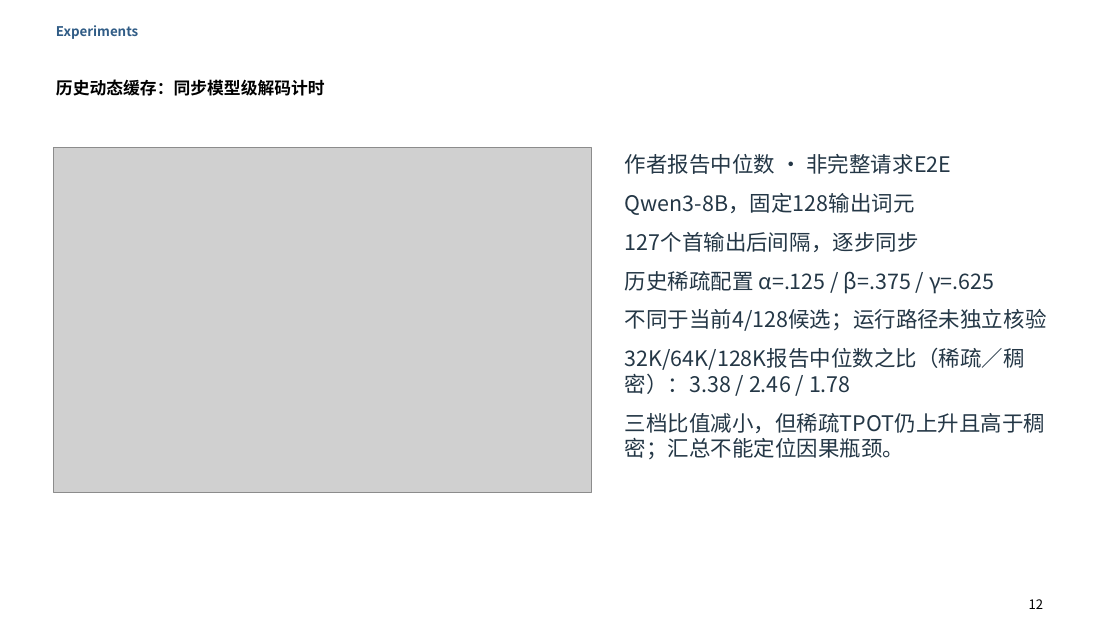
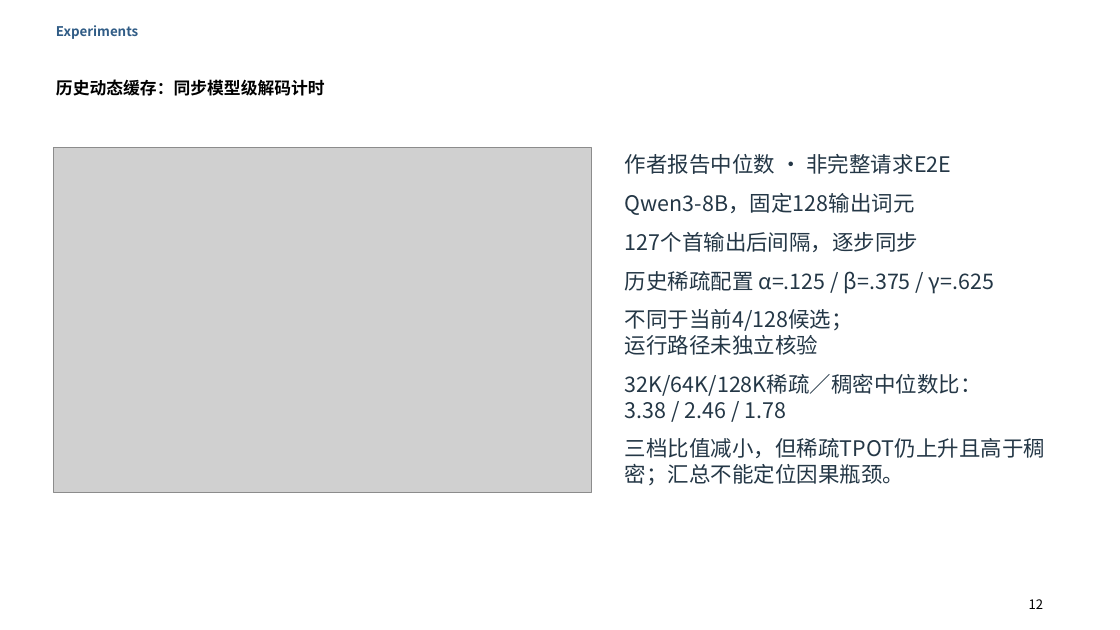
Before and after one commit to Chosen-David/two-level-attention, a slide deck: slide 12 of agent_doc/advice/dac_manuscript/presentation/TwoLevel_UserEdited_20261014.pptx. Drawn at 1120x630 pixels with LibreOffice and Linux fonts; fonts in the diff are those of the drawing; grey boxes stand for pictures. Boxes give left, top, right and bottom in pixels: in the first picture for what was removed or moved away, otherwise in the second. Text is boxed around its words. In the diff, an @@ line names an element or a change of style, - is before the commit and + after.

```diff
--- a/agent_doc/advice/dac_manuscript/presentation/TwoLevel_UserEdited_20261014.pptx
+++ b/agent_doc/advice/dac_manuscript/presentation/TwoLevel_UserEdited_20261014.pptx
@@ text at (625, 309, 982, 419): text changed @@
-不同于当前4/128候选；运行路径未独立核验
-32K/64K/128K报告中位数之比（稀疏／稠密）：3.38 / 2.46 / 1.78
+不同于当前4/128候选；
+运行路径未独立核验
+32K/64K/128K稀疏／稠密中位数比：
+3.38 / 2.46 / 1.78
```
Also in this commit, not shown: 4 other slides changed, 26 other files.
